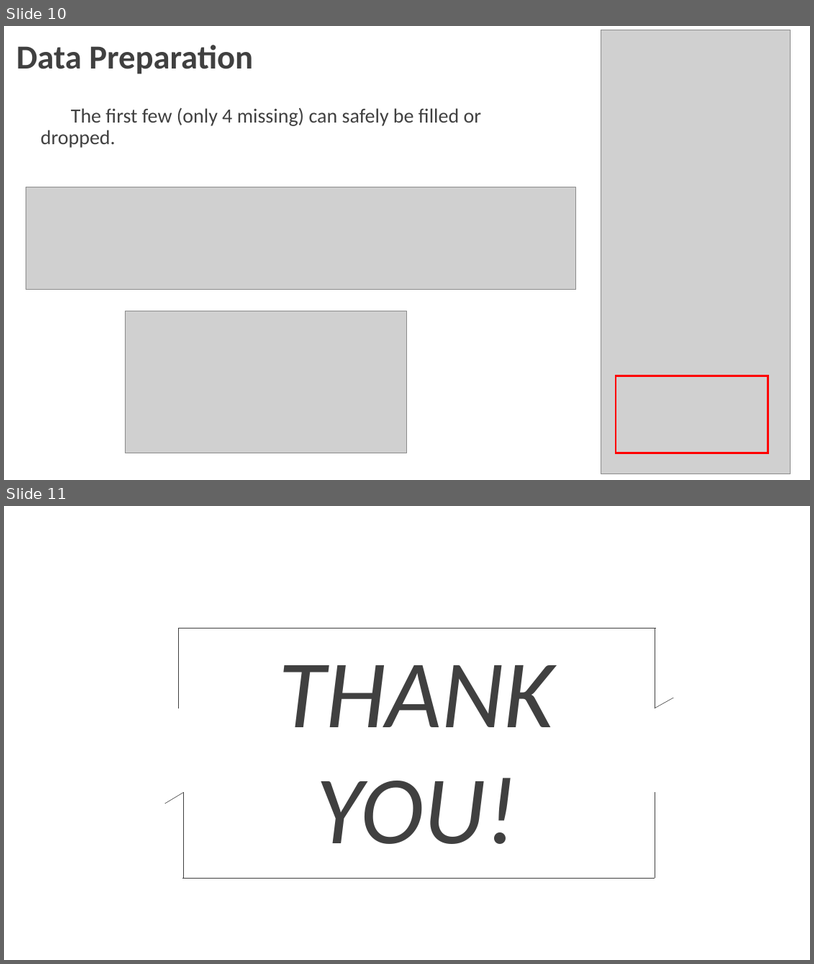
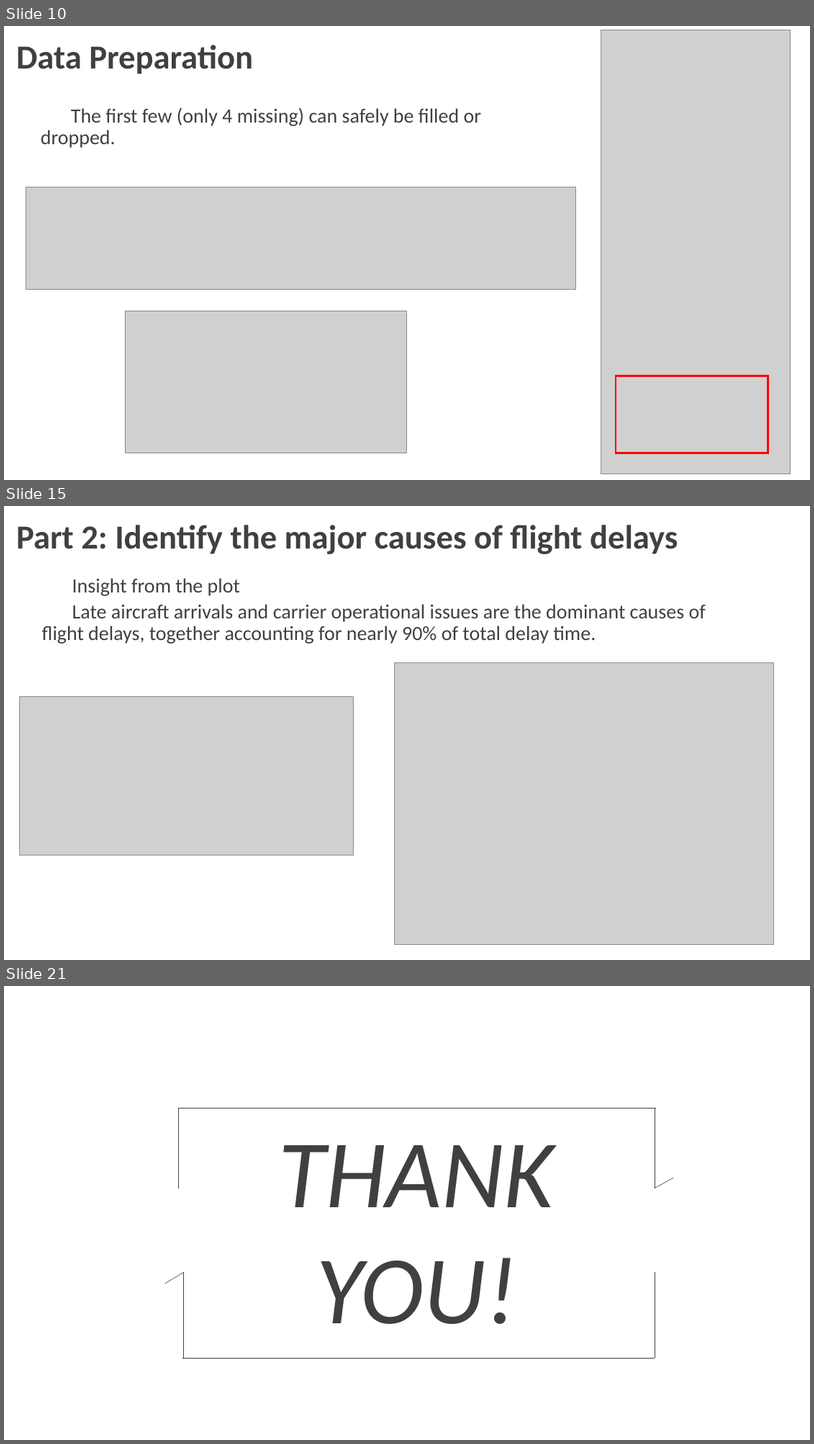
Before and after one commit to McLight-Note/Data_Process_Programming, a slide deck: Final_Project.pptx. Shown one above the other, each under a label of ours: slides 10 and 11 before the commit, slides 10, 15 and 21 after it; the slides between them are not shown. The pictures are 814x964 and 814x1444 pixels, drawn with LibreOffice and Linux fonts; fonts in the diff are those of the drawing; grey boxes stand for pictures; background and template pictures are left out. Boxes give left, top, right and bottom in pixels: in the first picture for what was removed or moved away, otherwise in the second. Text is boxed around its words. In the diff, an @@ line names an element or a change of style, - is before the commit and + after.

```diff
--- a/Final_Project.pptx
+++ b/Final_Project.pptx
@@ slide 15 added at [4, 506, 810, 960], background picture (left out) @@
@@ text added at [16, 525, 678, 554], 40 pt, text #404040, bold @@
+Part 2: Identify the major causes of flight delays
@@ text added at [42, 578, 706, 644], 24 pt, text #404040 @@
+Insight from the plot
+Late aircraft arrivals and carrier operational issues are the dominant causes of flight delays, together accounting for nearly 90% of total delay time.
@@ picture added at [395, 663, 774, 944] @@
@@ picture added at [19, 697, 354, 855] @@
@@ what was slide 11 is now slide 21 @@
```
Also in this commit, not shown: 9 other slides added, 1 other file.
